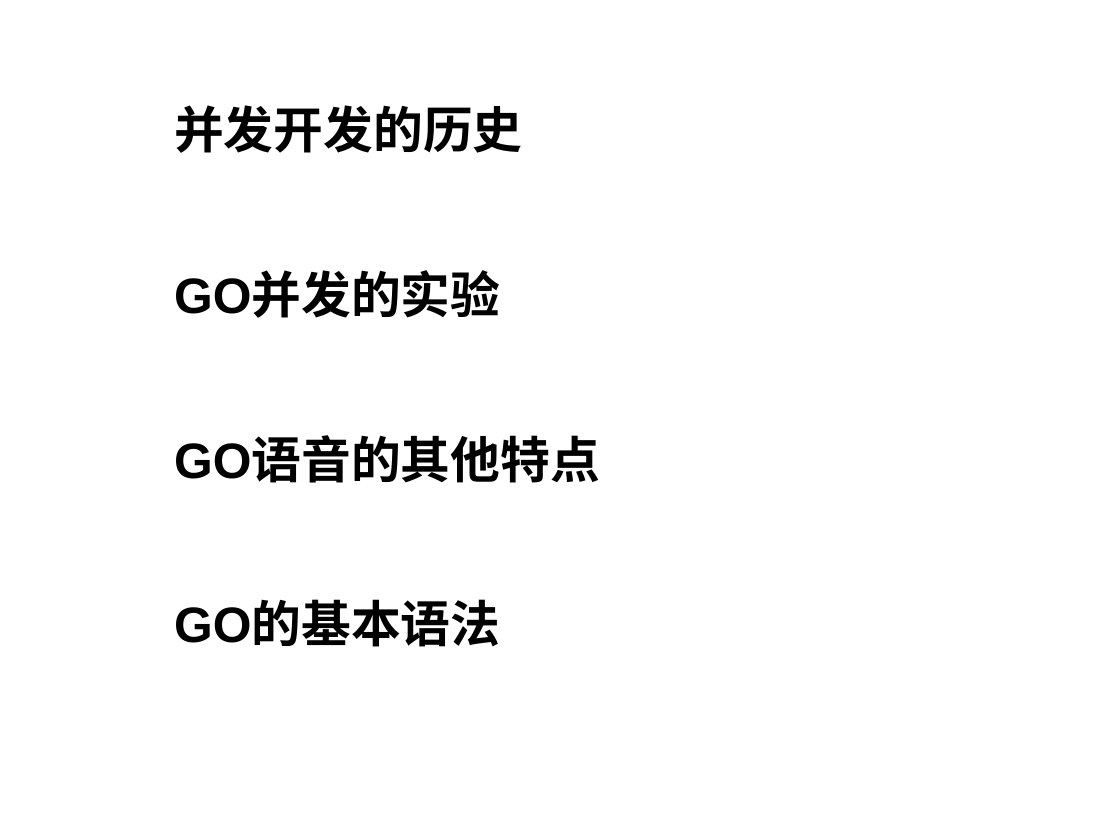
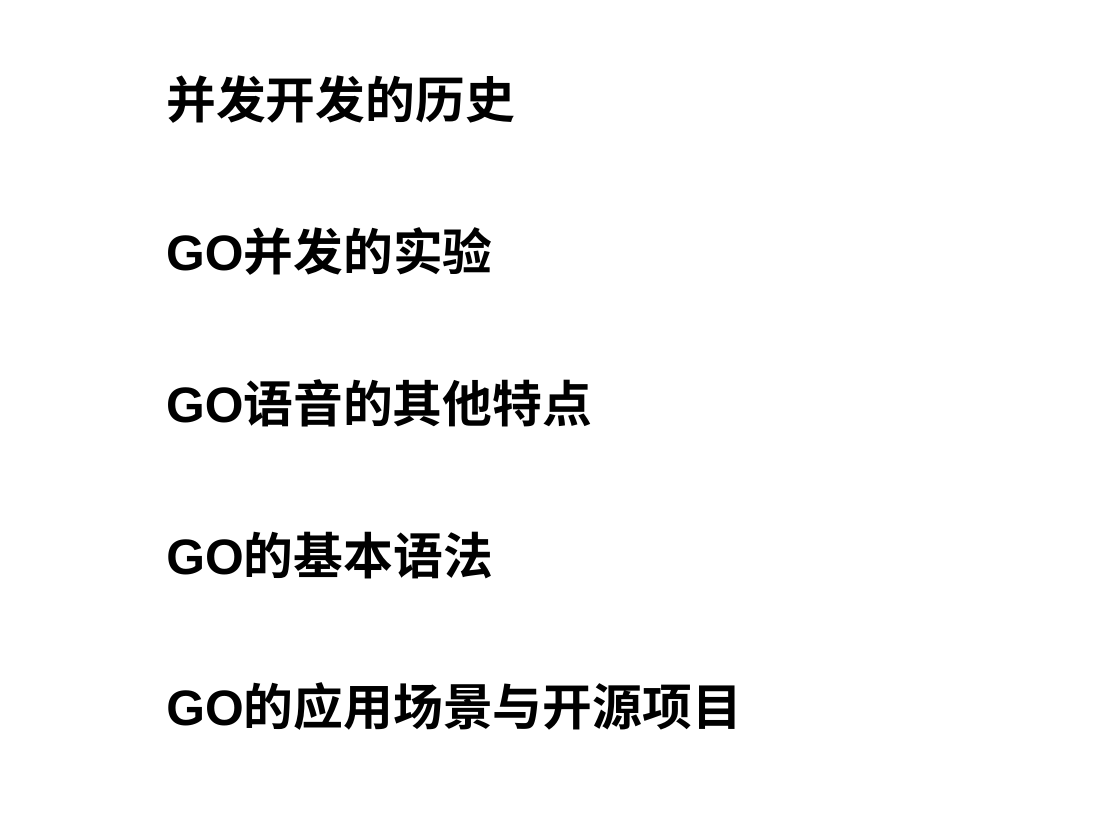
Before and after one commit to yuanyuexiang/GoForSuning, a slide deck: slide 2 of GO门.pptx. Drawn at 1120x840 pixels with LibreOffice and Linux fonts; fonts in the diff are those of the drawing; background and template pictures are left out. Boxes give left, top, right and bottom in pixels: in the first picture for what was removed or moved away, otherwise in the second. Text is boxed around its words. In the diff, an @@ line names an element or a change of style, - is before the commit and + after.

```diff
--- a/GO门.pptx
+++ b/GO门.pptx
@@ text "并发开发的历史": place and size @@
-text "并发开发的历史" at [174, 105, 523, 153]
+text "并发开发的历史" at [166, 75, 515, 123]
@@ text "GO并发的实验": place and size @@
-text "GO并发的实验" at [174, 273, 500, 318]
+text "GO并发的实验" at [166, 230, 492, 275]
@@ text "GO语音的其他特点": place and size @@
-text "GO语音的其他特点" at [174, 438, 600, 483]
+text "GO语音的其他特点" at [166, 382, 592, 427]
@@ text "GO的基本语法": place and size @@
-text "GO的基本语法" at [174, 603, 500, 647]
+text "GO的基本语法" at [166, 534, 492, 579]
@@ text added at [166, 686, 741, 730], 32 pt, text #000000, bold @@
+GO的应用场景与开源项目
```
Also in this commit, not shown: 2 other slides changed, 12 slides added, 2 other files.
